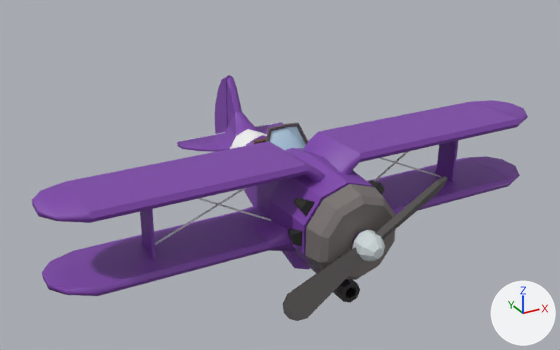
One commit to the Blender file blender/enemy_plane.blend: the scene before it, then after it.
Before and after are seen from a 50 mm camera at (-2.6, -4.71, 2.24) aimed at (-0.05, -0.08, -0.08). Lighting does not change. The marker at lower right points along +X, +Y and +Z. Both versions are drawn at frame 90 of the action 'upanddown'; the numbers are the values there.

Objects in the first picture: 'airplne body', 'propellor'.
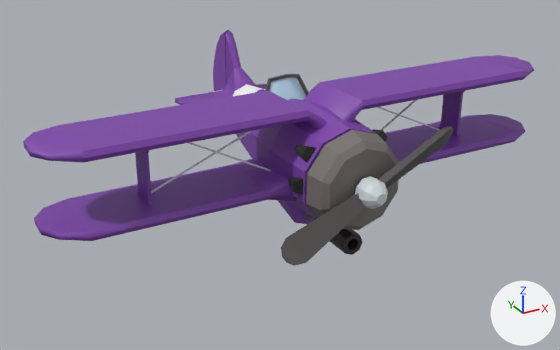
Boxes [x1, y1, x2, y2] around the edits, measured in the pictures (560 x 350 px):
```json
{"object": "airplne body", "change": "moved", "before": [32, 75, 528, 303], "after": [23, 30, 534, 255]}
{"object": "propellor", "change": "moved, turned", "before": [283, 177, 448, 321], "after": [281, 126, 454, 266]}
```

Edits to the scene script, one JSON object a line:
```json
{"op": "set", "path": "ob_airplne_body.location", "old": "(0.0, 0.0, -0.168)", "new": "(0.0, 0.0, 0.206)"}
{"op": "set", "path": "ob_propellor.rotation_euler", "old": "(0.0, 65.99, 0.0)", "new": "(0.0, 113.2, 0.0)", "note": "degrees (0, 181, 0) -> degrees (0, 6, 0)"}
```
